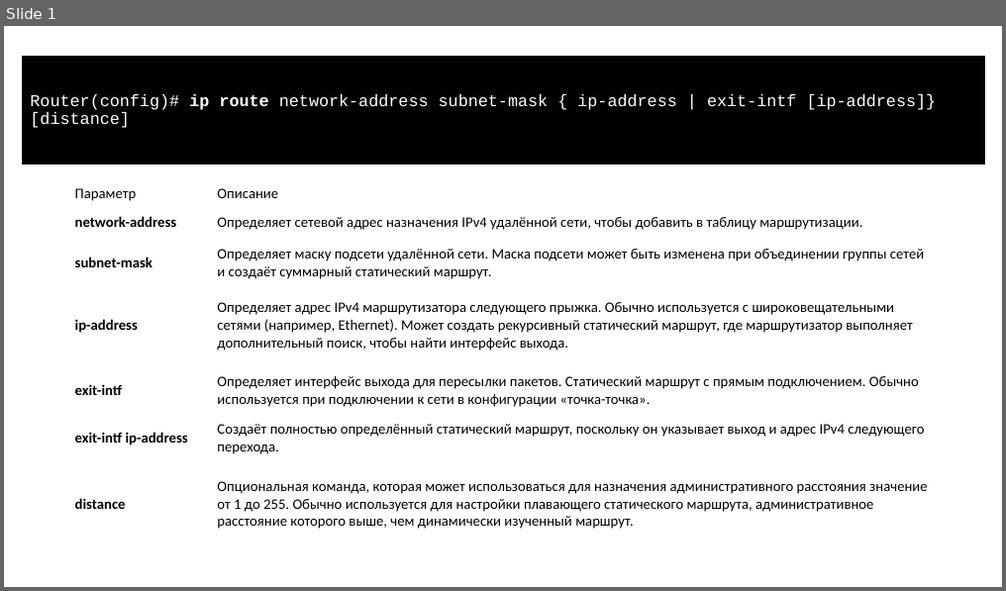
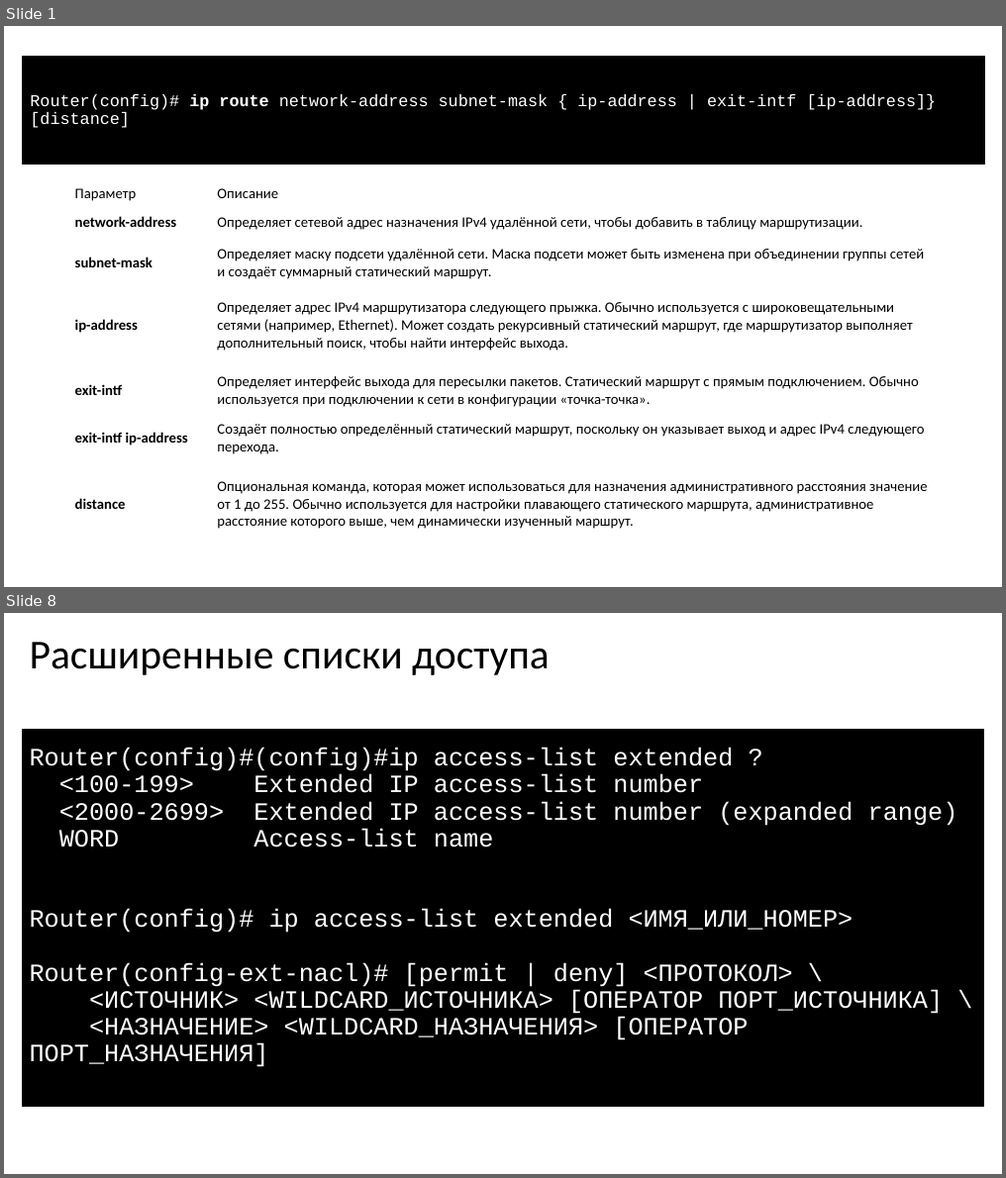
Before and after one commit to gas533/itn, a slide deck: 1.10 Practice/1.10 Practice.pptx. Shown one above the other, each under a label of ours: slide 1 before the commit, slides 1 and 8 after it; the slides between them are not shown. The pictures are 1006x591 and 1006x1178 pixels, drawn with LibreOffice and Linux fonts; fonts in the diff are those of the drawing. Boxes give left, top, right and bottom in pixels: in the first picture for what was removed or moved away, otherwise in the second. Text is boxed around its words. In the diff, an @@ line names an element or a change of style, - is before the commit and + after.

```diff
--- a/1.10 Practice/1.10 Practice.pptx
+++ b/1.10 Practice/1.10 Practice.pptx
@@ slide 8 added at bbox=[4, 613, 1002, 1174], background #FFFFFF @@
@@ title added at bbox=[30, 642, 549, 675], 39.6 pt, text #000000 @@
+Расширенные списки доступа
@@ rectangle added at bbox=[22, 730, 985, 1107], fill #000000, outline #000000 0.75 pt, 24 pt, text #FFFFFF @@
+Router(config)#(config)#ip access-list extended ?
+<100-199> Extended IP access-list number
+<2000-2699> Extended IP access-list number (expanded range)
+WORD Access-list name
+Router(config)# ip access-list extended <ИМЯ_ИЛИ_НОМЕР>
+Router(config-ext-nacl)# [permit | deny] <ПРОТОКОЛ> \
+<ИСТОЧНИК> <WILDCARD_ИСТОЧНИКА> [ОПЕРАТОР ПОРТ_ИСТОЧНИКА] \
+<НАЗНАЧЕНИЕ> <WILDCARD_НАЗНАЧЕНИЯ> [ОПЕРАТОР ПОРТ_НАЗНАЧЕНИЯ]
```
Also in this commit, not shown: 1 slide changed, 10 other slides added, 12 other files.
